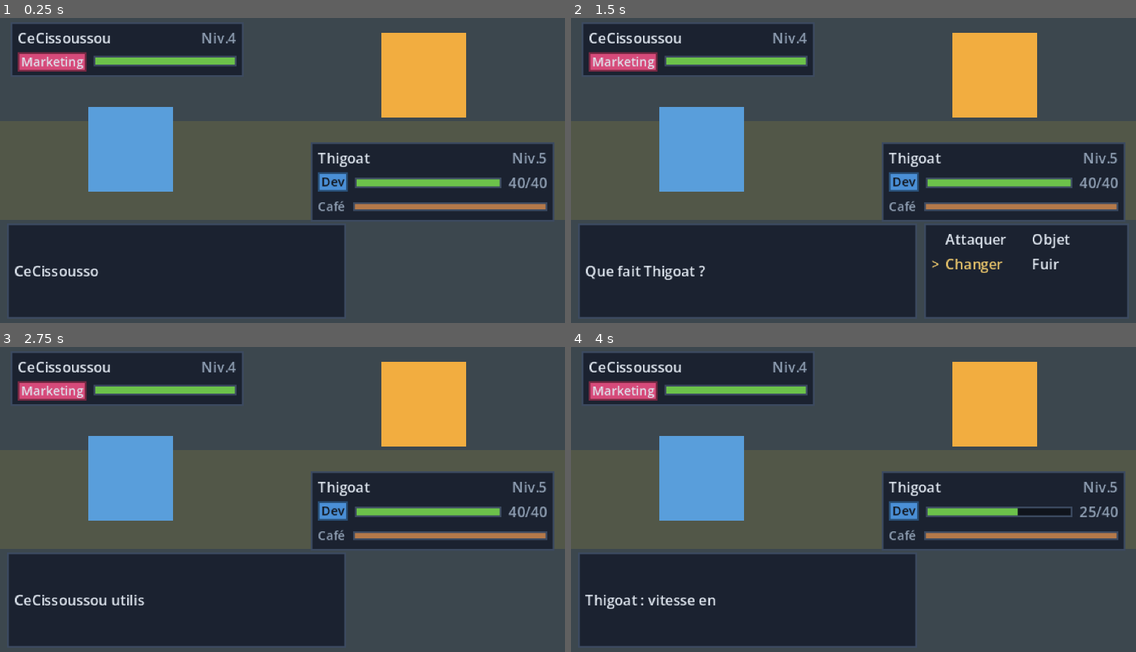
Above: before the commit, frames 1-4 (two rows, left to right).
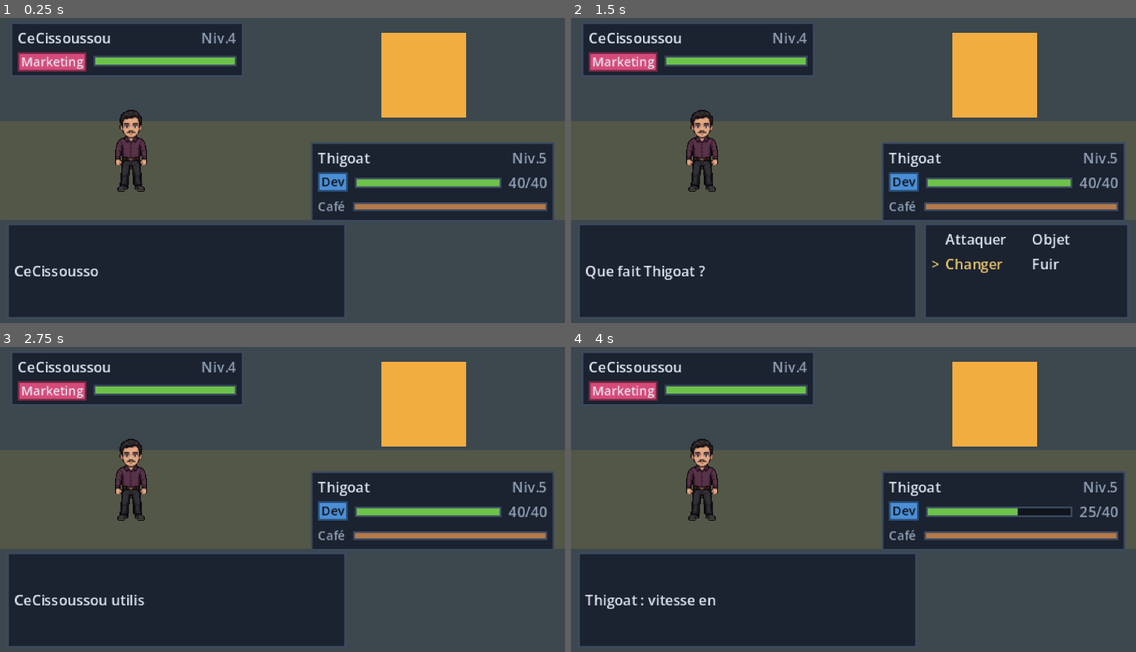
Above: after the commit, the same moments.

Repository: ThibaultGRAND/EEMIDEX
Game: Godot game, scene res://scenes/battle/battle.tscn
The game is run twice, just before and just after one commit, with the same random seed, the same clock (stepped at 60 frames per second) and the same inputs. This scene is started directly instead of the project's main scene.
Inputs (mouse positions are in pixels of both pictures, inside the frame that each line leads up to):
- Up to frame 1 (0.25 s): no input
- Up to frame 2 (1.5 s): tap Enter (ui_accept) at 0.5 s; move the mouse to (977, 152) at 0.52 s; hold Right (ui_right) 0.53-1.28 s; hold Enter (ui_accept) 0.53-1.28 s; click (977, 152) at 0.67 s; move the mouse to (740, 182) at 1.27 s; hold Down (ui_down) from 1.28 s (still down); tap Tab at 1.35 s
- Up to frame 3 (2.75 s): tap Enter (ui_accept) at 1.52, 1.55, 1.82, 2.3 s; move the mouse to (339, 426) at 2.02 s; release Down (ui_down) at 2.03 s; hold Right (ui_right) from 2.03 s (still down); hold Shift from 2.03 s (still down)
- Up to frame 4 (4 s): move the mouse to (825, 560) at 2.77 s; release Right (ui_right) at 2.78 s; release Shift at 2.78 s; hold Up (ui_up) 2.78-3.53 s; tap Enter (ui_accept) at 2.85, 3.02, 3.32 s; click (825, 560) at 2.92 s; move the mouse to (1023, 542) at 3.52 s; hold Left (ui_left) from 3.53 s (still down); hold Enter (ui_accept) from 3.53 s (still down); tap Tab at 3.6 s

The runs differ from the first frame. In frame 1, 4.2% of the frame differs, in the area x 15-31%, y 29-57%; in frame 2, 4.2%; in frame 3, 4.2%; in frame 4, 4.2%.
Error in both runs: Out of bounds get index '2' (on base: 'Array[Dictionary]') (res://scenes/ui/composants/liste_menu.gd:110)

Commit message:
Les alternants s'affichent en combat au lieu de rectangles
Chaque fiche porte sa planche animee ; le combat y prend l'image fixe de
l'adversaire de face et celle de l'alternant du joueur de dos, comme le veut
le genre. Un alternant sans planche garde son rectangle de couleur : les
quatre qui n'ont pas encore de sprite restent jouables.

Co-Authored-By: Claude Opus 5 <noreply@anthropic.com>

Diff:
--- a/scenes/battle/battle.gd
+++ b/scenes/battle/battle.gd
@@ -29,6 +29,8 @@
 @onready var _fiche_joueur: FicheCombattant = %FicheJoueur
 @onready var _ennemi_sprite: ColorRect = %EnnemiSprite
 @onready var _joueur_sprite: ColorRect = %JoueurSprite
+@onready var _portrait_ennemi: TextureRect = %PortraitEnnemi
+@onready var _portrait_joueur: TextureRect = %PortraitJoueur
 @onready var _boite: BoiteDialogue = %Boite
 @onready var _menu: ListeMenu = %Menu
 
@@ -66,10 +68,23 @@
 	_fiche_joueur.definir_combattant(_actif.nom(), _actif.niveau, _type_de(_actif))
 	_fiche_joueur.definir_motivation(_actif.pv, _actif.pv_max())
 	_fiche_joueur.definir_cafe(_actif.cafe, _actif.cafe_max())
-	if _ennemi.data != null:
-		_ennemi_sprite.color = _ennemi.data.couleur
-	if _actif.data != null:
-		_joueur_sprite.color = _actif.data.couleur
+	_poser_portrait(_portrait_ennemi, _ennemi_sprite, _ennemi, &"idle_down")
+	_poser_portrait(_portrait_joueur, _joueur_sprite, _actif, &"idle_up")
+
+## Affiche l'alternant : son image s'il a une planche, sinon sa couleur.
+## L'adversaire est vu de face, celui du joueur de dos, comme il se doit.
+func _poser_portrait(portrait: TextureRect, fond: ColorRect,
+		alternant: GoneInstance, animation: StringName) -> void:
+	var planche: SpriteFrames = alternant.data.frames if alternant.data != null else null
+	if planche != null and planche.has_animation(animation) \
+			and planche.get_frame_count(animation) > 0:
+		portrait.texture = planche.get_frame_texture(animation, 0)
+		portrait.visible = true
+		fond.color = Color(0, 0, 0, 0)
+		return
+	portrait.visible = false
+	if alternant.data != null:
+		fond.color = alternant.data.couleur
 
 func _type_de(g: GoneInstance) -> StringName:
 	return g.data.type if g.data != null else &"neutre"
--- a/scenes/battle/battle.tscn
+++ b/scenes/battle/battle.tscn
@@ -37,6 +37,15 @@
 offset_bottom = 62.0
 color = Color(0.65098, 0.717647, 0.8, 1)
 
+
+[node name="PortraitEnnemi" type="TextureRect" parent="EnnemiSprite"]
+unique_name_in_owner = true
+layout_mode = 1
+anchors_preset = 15
+anchor_right = 1.0
+anchor_bottom = 1.0
+expand_mode = 1
+stretch_mode = 5
 [node name="JoueurSprite" type="ColorRect" parent="."]
 unique_name_in_owner = true
 layout_mode = 1
@@ -47,6 +56,15 @@
 offset_bottom = 104.0
 color = Color(0.913725, 0.772549, 0.419608, 1)
 
+
+[node name="PortraitJoueur" type="TextureRect" parent="JoueurSprite"]
+unique_name_in_owner = true
+layout_mode = 1
+anchors_preset = 15
+anchor_right = 1.0
+anchor_bottom = 1.0
+expand_mode = 1
+stretch_mode = 5
 [node name="FicheEnnemi" parent="." instance=ExtResource("2_fiche")]
 unique_name_in_owner = true
 layout_mode = 1
--- a/scenes/ui/composants/boite_dialogue.gd
+++ b/scenes/ui/composants/boite_dialogue.gd
@@ -25,10 +25,12 @@
 ## Temps d'attente entre deux pages quand `attendre_validation` est false.
 @export var pause_auto: float = 0.6
 
+const PERIODE_CLIGNOTEMENT := 0.7
+
 var _pages: Array[String] = []
 var _page: int = -1
 var _ecriture: Tween
-var _clignotement: Tween
+var _temps_fleche: float = 0.0
 
 @onready var _texte: Label = %Texte
 @onready var _fleche: ColorRect = %Fleche
@@ -36,6 +38,14 @@
 func _ready() -> void:
 	_fleche.visible = false
 	_texte.text = ""
+	set_process(false)
+
+## Fait clignoter la flèche d'attente. Un Tween en boucle marcherait aussi,
+## mais il ne s'arrête jamais : il fuit quand la scène est libérée en plein
+## combat.
+func _process(delta: float) -> void:
+	_temps_fleche += delta
+	_fleche.visible = fmod(_temps_fleche, PERIODE_CLIGNOTEMENT) < PERIODE_CLIGNOTEMENT * 0.5
 
 ## Affiche un texte ou une suite de textes. À `await` pour attendre la fin.
 func afficher(contenu: Variant) -> Signal:
@@ -119,17 +129,15 @@
 			page_validee.emit()
 			_page_suivante()
 		return
+	_temps_fleche = 0.0
 	_fleche.visible = true
-	_clignotement = create_tween().set_loops()
-	_clignotement.tween_property(_fleche, "modulate:a", 0.0, 0.35)
-	_clignotement.tween_property(_fleche, "modulate:a", 1.0, 0.35)
+	set_process(true)
 
 func _arreter_animations() -> void:
 	if _ecriture != null and _ecriture.is_valid():
 		_ecriture.kill()
-	if _clignotement != null and _clignotement.is_valid():
-		_clignotement.kill()
-	_fleche.modulate.a = 1.0
+	set_process(false)
+	_fleche.visible = false
 
 func _unhandled_input(event: InputEvent) -> void:
 	if not capture_entree or not is_visible_in_tree() or not est_en_cours():
--- /dev/null
+++ b/tmp_rendu_combat.gd
@@ -0,0 +1,11 @@
+extends Node
+func _ready() -> void:
+	add_child(load("res://scenes/battle/battle.tscn").instantiate())
+	await get_tree().create_timer(1.8).timeout
+	_appuyer("ui_accept")
+
+func _appuyer(action: String) -> void:
+	var e := InputEventAction.new()
+	e.action = action
+	e.pressed = true
+	Input.parse_input_event(e)
--- /dev/null
+++ b/tmp_rendu_combat.tscn
@@ -0,0 +1,4 @@
+[gd_scene load_steps=2 format=3]
+[ext_resource type="Script" path="res://tmp_rendu_combat.gd" id="1_t"]
+[node name="Harnais" type="Node"]
+script = ExtResource("1_t")
--- a/tools/_test_musique.gd
+++ /dev/null
@@ -1,19 +0,0 @@
-extends SceneTree
-
-func _initialize() -> void:
-	var gs: Node = root.get_node_or_null("GameState")
-	if gs == null:
-		print("ECHEC : autoload GameState absent")
-		quit()
-		return
-	gs.jouer_musique(&"exploration")
-	var lecteur: AudioStreamPlayer = gs.get_node("Musique")
-	print("1) piste=%s joue=%s" % [lecteur.stream.resource_path, lecteur.playing])
-	await create_timer(1.0).timeout
-	gs.jouer_musique(&"boutique")
-	print("2) demande boutique, courante=%s" % gs.musique_courante)
-	await create_timer(1.5).timeout
-	print("3) piste=%s joue=%s volume=%.1f" % [lecteur.stream.resource_path, lecteur.playing, lecteur.volume_db])
-	gs.jouer_musique(&"boutique")
-	print("4) redemande boutique : piste=%s joue=%s" % [lecteur.stream.resource_path, lecteur.playing])
-	quit()
Not shown, added: tmp_rendu_combat.gd.uid
Not shown, removed: tools/_test_musique.gd.uid
